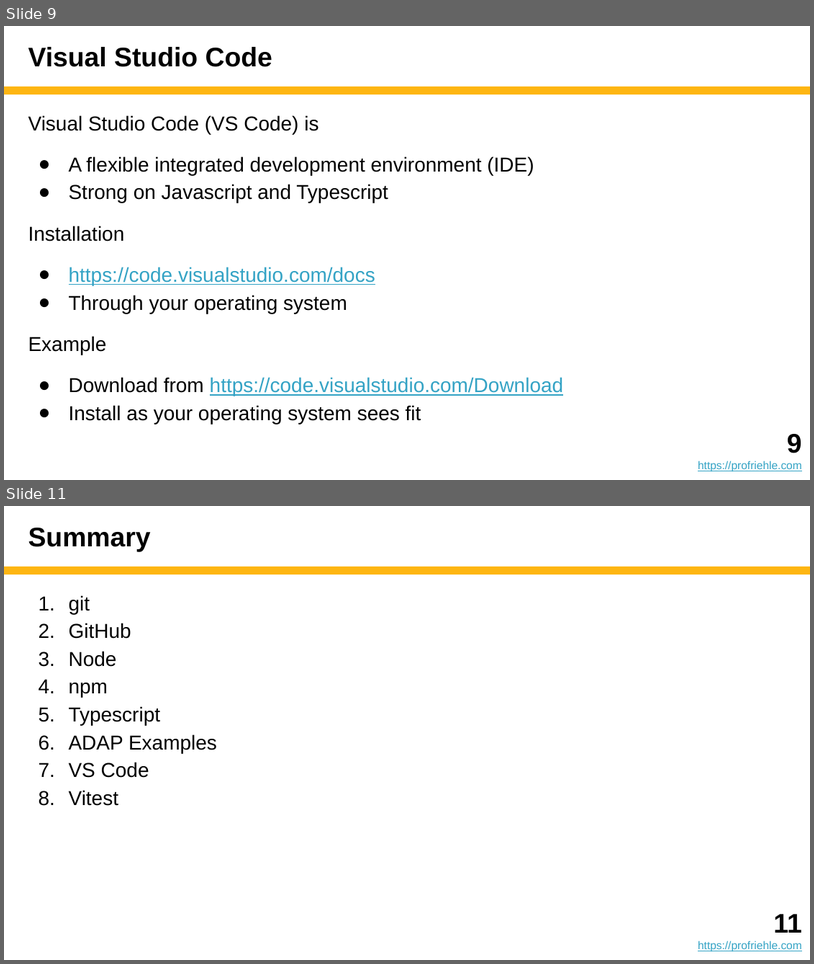
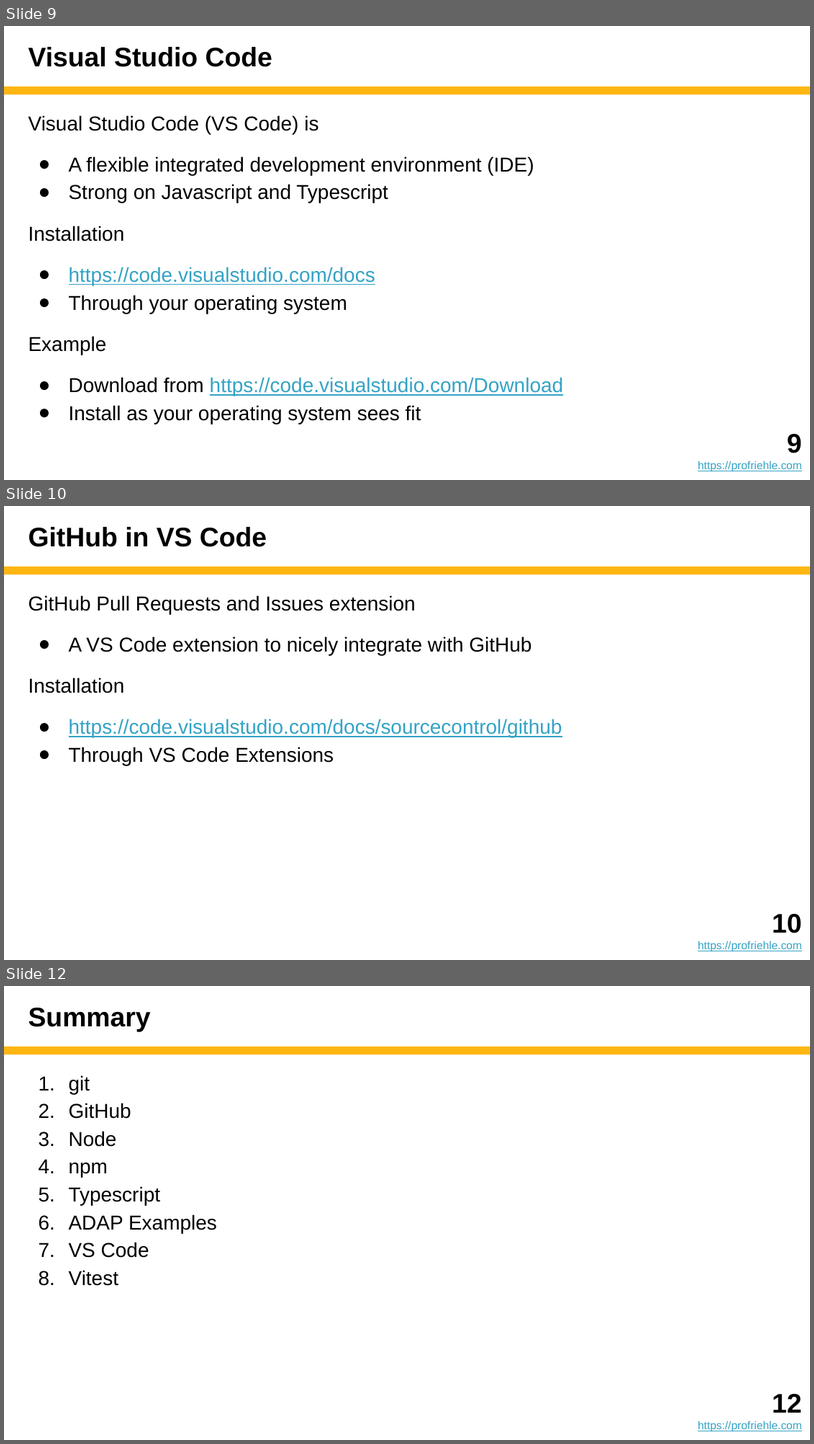
Before and after one commit to dirkriehle/adap-course, a slide deck: Lecture slides/ADAP A02 - Programming Setup.pptx. Shown one above the other, each under a label of ours: slides 9 and 11 before the commit, slides 9, 10 and 12 after it; the slides between them are not shown. The pictures are 814x964 and 814x1444 pixels, drawn with LibreOffice and Linux fonts; fonts in the diff are those of the drawing. Boxes give left, top, right and bottom in pixels: in the first picture for what was removed or moved away, otherwise in the second. Text is boxed around its words. In the diff, an @@ line names an element or a change of style, - is before the commit and + after.

```diff
--- a/Lecture slides/ADAP A02 - Programming Setup.pptx
+++ b/Lecture slides/ADAP A02 - Programming Setup.pptx
@@ slide 10 added at <box>4,506,810,960</box>, background #FFFFFF; not listed: 1 template element that a slide beside it also shows @@
@@ title added at <box>28,527,267,547</box>, 24 pt, text #000000, bold @@
+GitHub in VS Code
@@ text added at <box>28,595,563,765</box>, 18 pt, text #000000 @@
+GitHub Pull Requests and Issues extension
+● A VS Code extension to nicely integrate with GitHub
+Installation
+● https://code.visualstudio.com/docs/sourcecontrol/github
+● Through VS Code Extensions
@@ text added at <box>698,914,802,952</box>, 10 pt, text #34A3C5, underline @@
+10
+https://profriehle.com
@@ what was slide 11 is now slide 12 @@
@@ text at <box>772,1394,802,1412</box>: text changed @@
-11
+12
```
Also in this commit, not shown: 2 slides changed, 1 other file.
